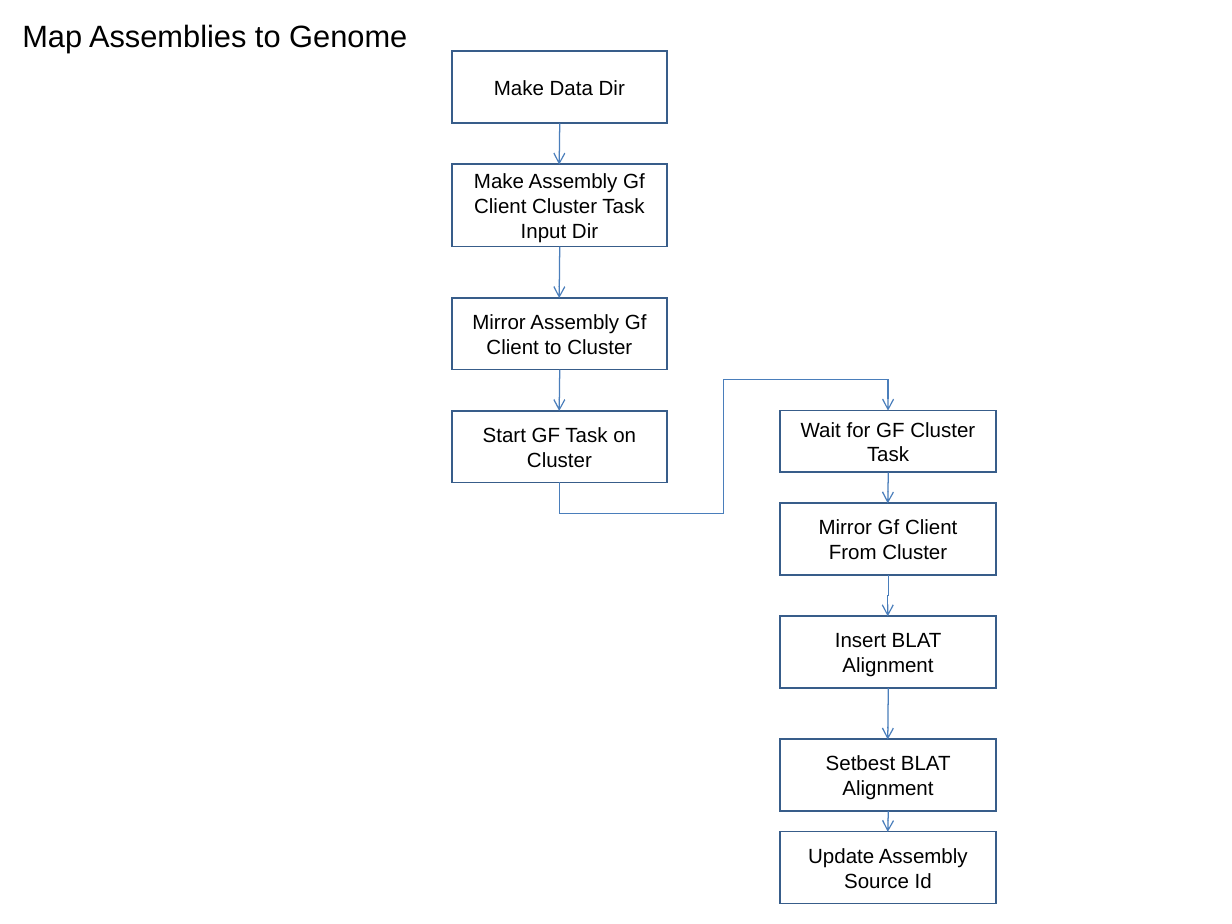
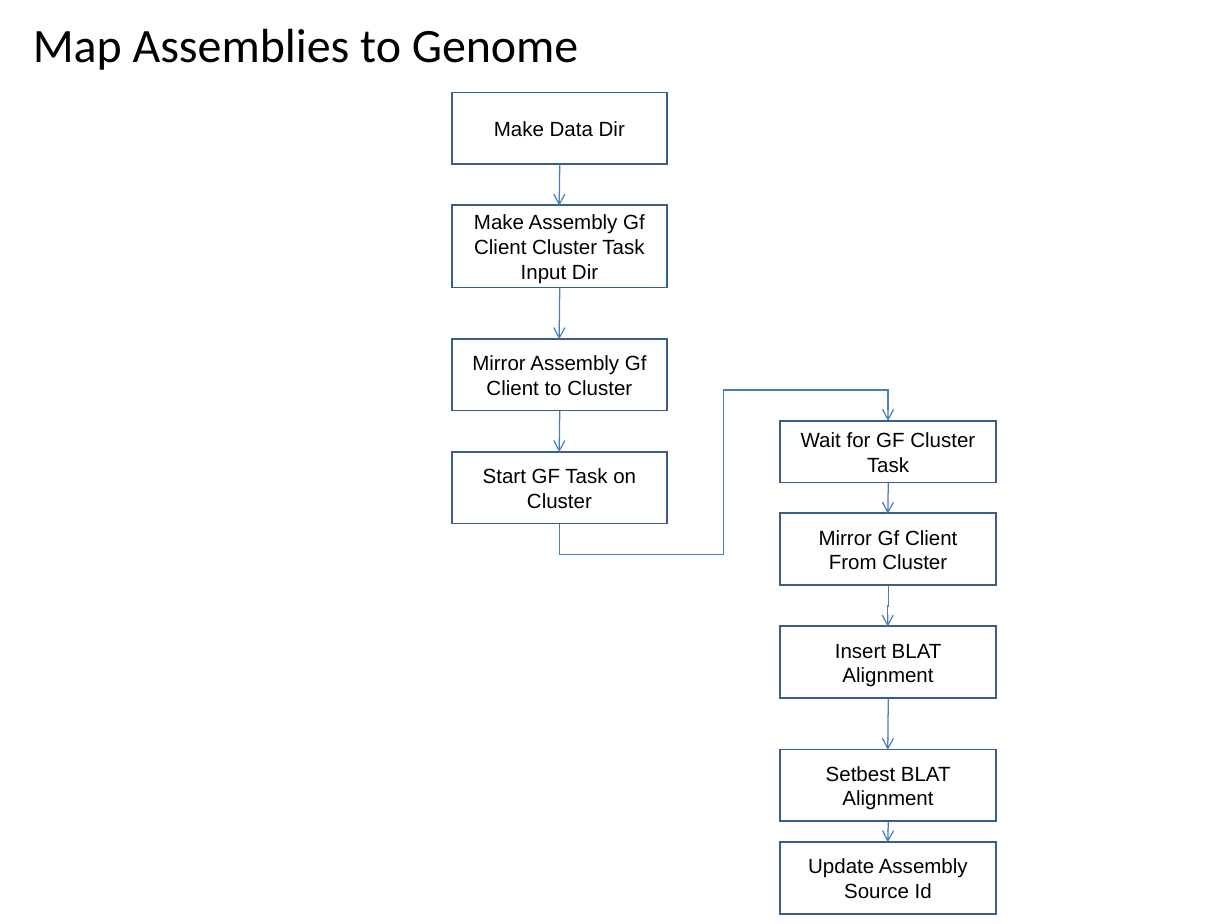
Before and after one commit to VEuPathDB/ApiCommonWorkflow, a slide deck: slide 22 of Main/doc/IntegratedWorkflow.ppt (slide 21 before the commit). Drawn at 1232x924 pixels with LibreOffice and Linux fonts; fonts in the diff are those of the drawing. Boxes give left, top, right and bottom in pixels: in the first picture for what was removed or moved away, otherwise in the second. Text is boxed around its words. In the diff, an @@ line names an element or a change of style, - is before the commit and + after.

```diff
--- a/Main/doc/IntegratedWorkflow.ppt
+++ b/Main/doc/IntegratedWorkflow.ppt
@@ title "Map Assemblies to Genome": place and size @@
-title "Map Assemblies to Genome" at bbox=[22, 24, 407, 52]
+title "Map Assemblies to Genome" at bbox=[33, 28, 578, 70]
@@ title "Map Assemblies to Genome" at bbox=[33, 28, 578, 70]: size 18 to 28 pt, font Arial to Calibri; vertical alignment top to middle @@
@@ 4 rectangles, 3 arrows: place and size @@
-4 rectangles, 3 arrows at bbox=[452, 52, 668, 482]
+4 rectangles, 3 arrows at bbox=[452, 92, 668, 524]
@@ elbow arrow moved from (559, 483) - (888, 410) to (559, 524) - (888, 421) @@
@@ 5 rectangles, 3 arrows, 1 elbow arrow: place and size @@
-5 rectangles, 3 arrows, 1 elbow arrow at bbox=[780, 410, 995, 903]
+5 rectangles, 3 arrows, 1 elbow arrow at bbox=[780, 421, 995, 913]
```
Also in this commit, not shown: 29 other slides changed, 1 slide added.
